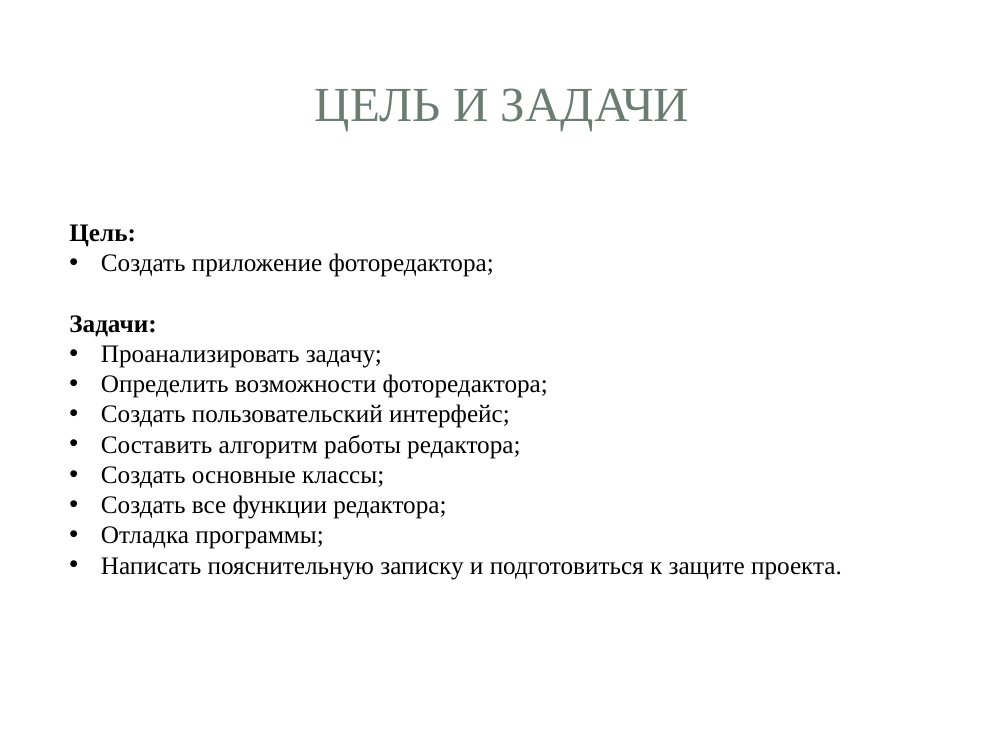
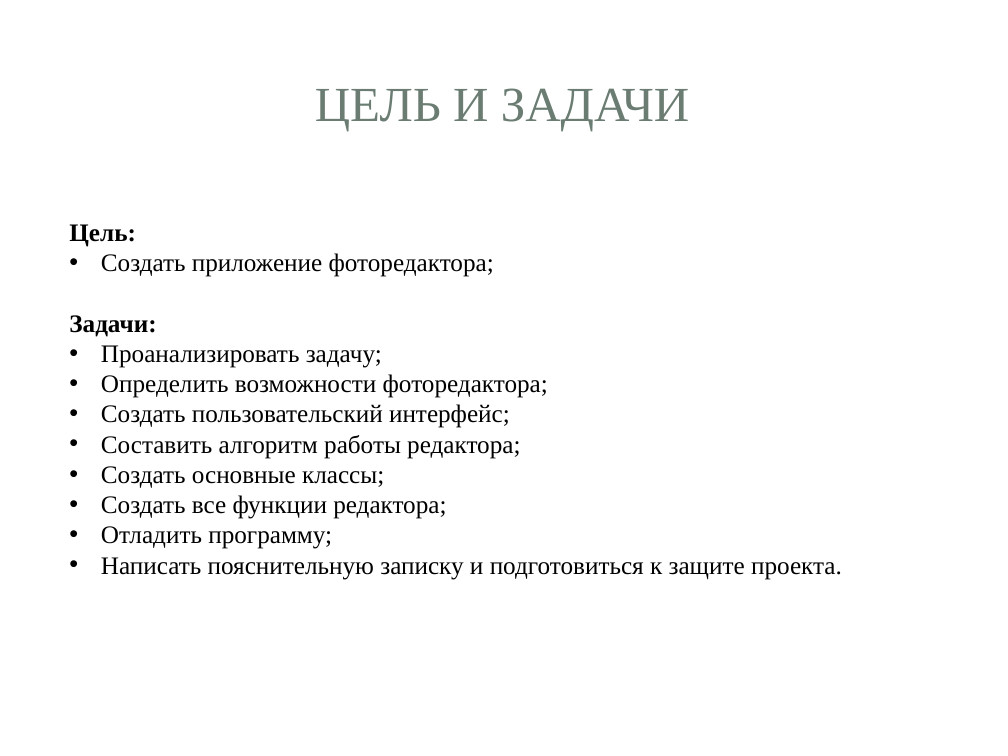
Before and after one commit to feodorrussia/MiniProject, a slide deck: slide 2 of Project/Минипроект Белоуса Фёдора.pptx. Drawn at 1008x756 pixels with LibreOffice and Linux fonts; fonts in the diff are those of the drawing; background and template pictures are left out. Boxes give left, top, right and bottom in pixels: in the first picture for what was removed or moved away, otherwise in the second. Text is boxed around its words. In the diff, an @@ line names an element or a change of style, - is before the commit and + after.

Commit message:
отладка работы программу +формат при вводе

```diff
--- a/Project/Минипроект Белоуса Фёдора.pptx
+++ b/Project/Минипроект Белоуса Фёдора.pptx
@@ text at bbox=[101, 526, 332, 549]: text changed @@
-• Отладка программы;
+• Отладить программу;
```
Also in this commit, not shown: 3 other slides changed, 2 other files.
